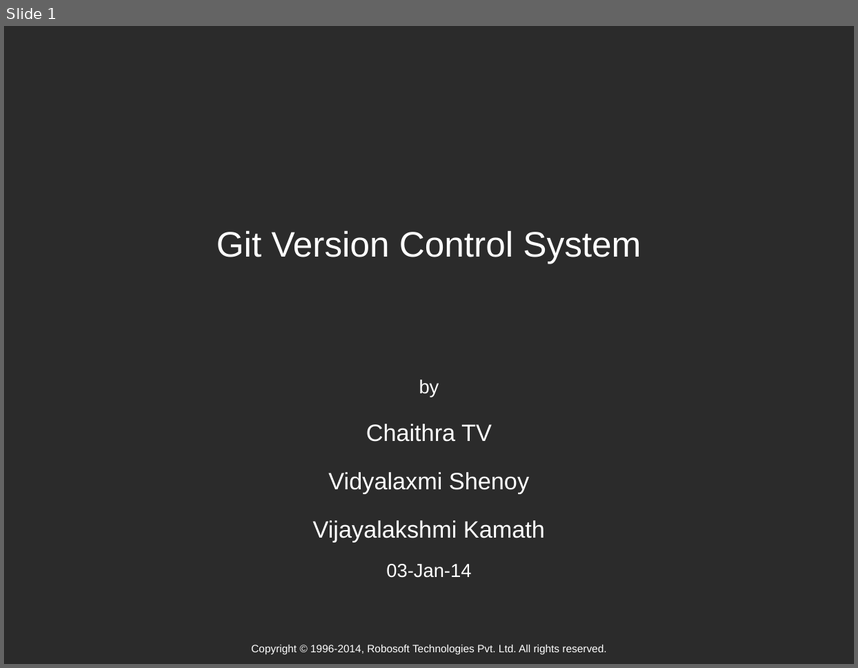
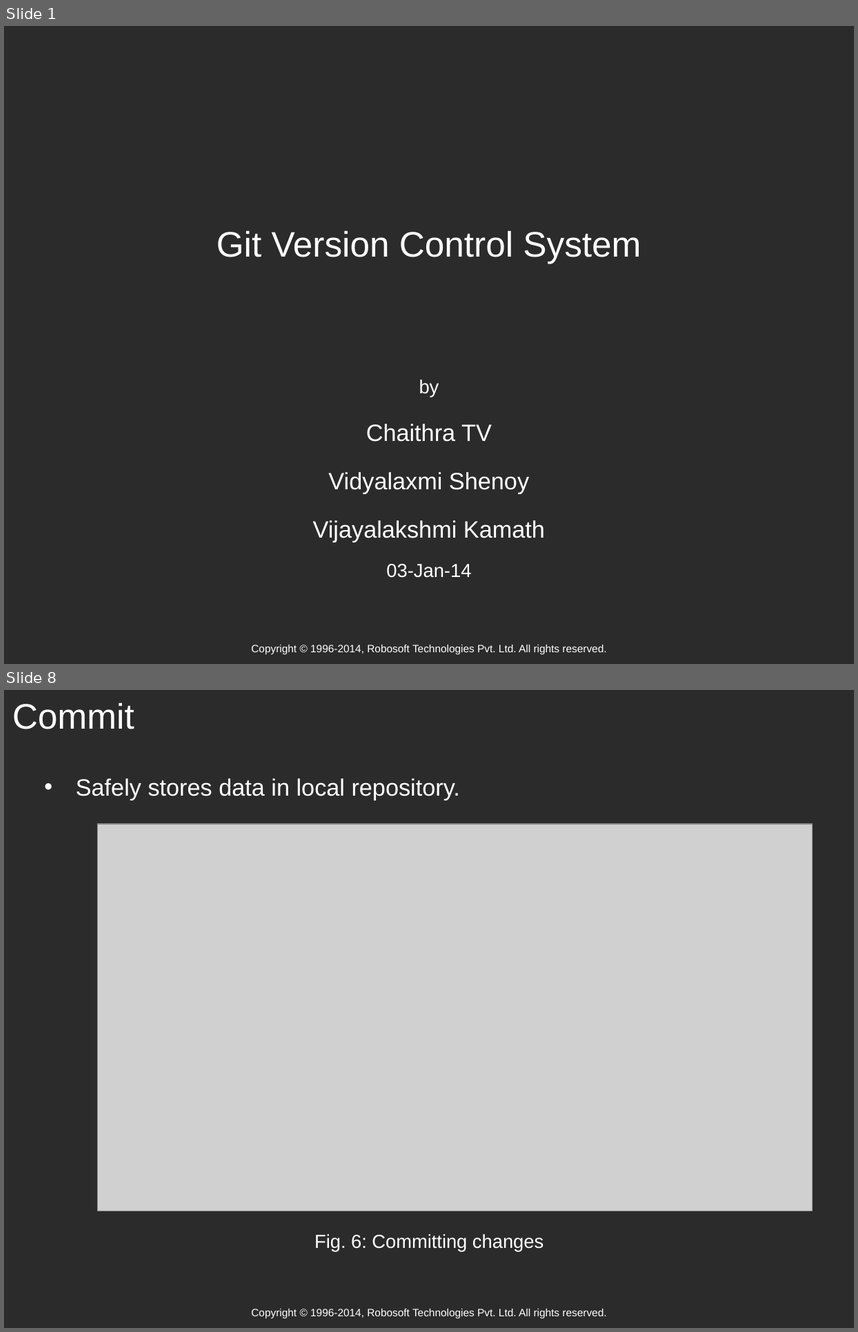
Before and after one commit to testrepository/GithubPresentationTest, a slide deck: Subject (Limited).ppt. Shown one above the other, each under a label of ours: slide 1 before the commit, slides 1 and 8 after it; the slides between them are not shown. The pictures are 858x668 and 858x1332 pixels, drawn with LibreOffice and Linux fonts; fonts in the diff are those of the drawing; grey boxes stand for pictures; background and template pictures are left out; a plain dark background stands for a picture behind light text. Boxes give left, top, right and bottom in pixels: in the first picture for what was removed or moved away, otherwise in the second. Text is boxed around its words. In the diff, an @@ line names an element or a change of style, - is before the commit and + after.

Commit message:
Added slides 5-8

```diff
--- a/Subject (Limited).ppt
+++ b/Subject (Limited).ppt
@@ slide 8 added at (x1=4, y1=690, x2=854, y2=1328), background picture (left out); not listed: 1 template element that a slide beside it also shows @@
@@ title added at (x1=12, y1=703, x2=134, y2=729), 30 pt, text #FFFFFF @@
+Commit
@@ text added at (x1=76, y1=778, x2=460, y2=800), 20 pt, text #FFFFFF @@
+• Safely stores data in local repository.
@@ picture added at (x1=98, y1=823, x2=813, y2=1210) @@
@@ text added at (x1=314, y1=1234, x2=544, y2=1251), 16 pt, text #FFFFFF @@
+Fig. 6: Committing changes
```
Also in this commit, not shown: 3 other slides added, 1 other file.
